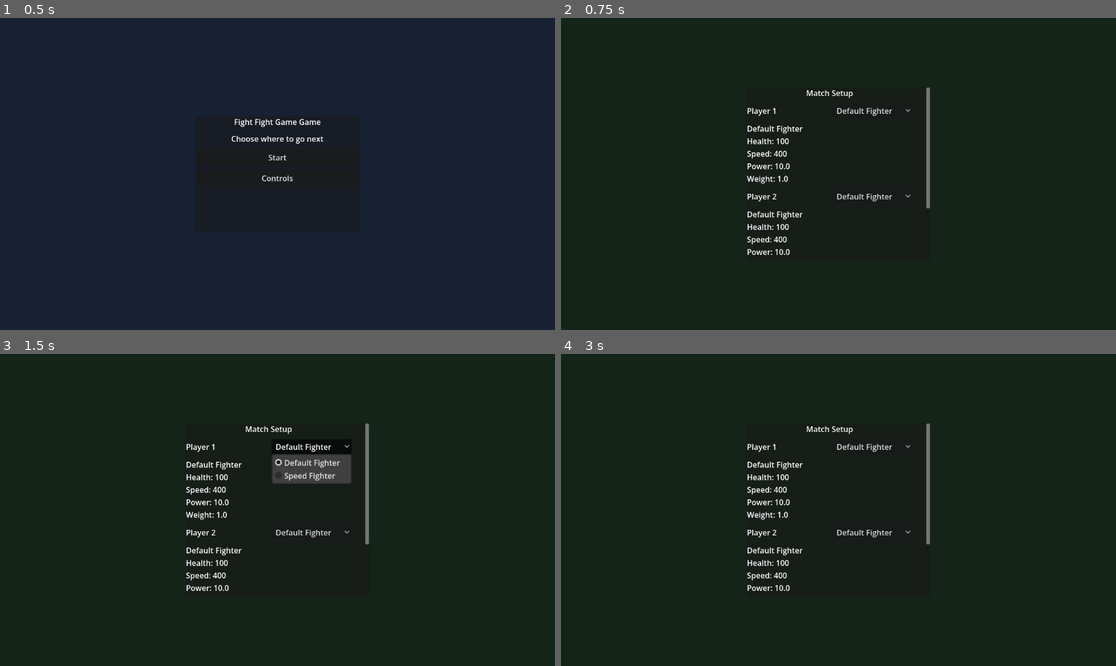
Above: before the commit, frames 1-4 (two rows, left to right).
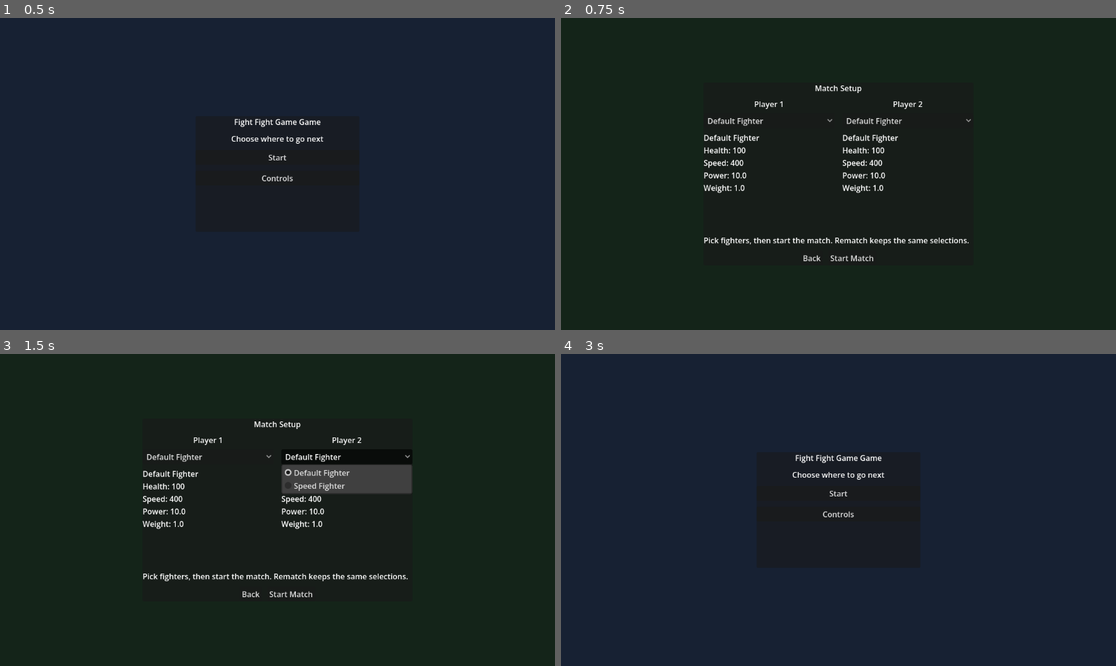
Above: after the commit, the same moments.

Repository: GitLlamma/Fight-Fight-Game-Game
Game: Godot game, scene res://scenes/main.tscn
The game is run twice, just before and just after one commit, with the same random seed, the same clock (stepped at 60 frames per second) and the same inputs.
Inputs (mouse positions are in pixels of both pictures, inside the frame that each line leads up to):
- Up to frame 1 (0.5 s): no input
- Up to frame 2 (0.75 s): click "Start" at 0.5 s
- Up to frame 3 (1.5 s): click "Default Fighter" at 1.25 s
- Up to frame 4 (3 s): click "Default Fighter" at 2 s; click (810, 594) at 2.75 s, where only the run after the commit has a clickable "Back"

Frame 1 is identical in both runs. In frame 2, 3.4% of the frame differs, in the area x 25-74%, y 21-78%; in frame 3, 5.2%; in frame 4, 90%, in the area x 0-100%, y 0-100%.

Commit message:
Added better ui for character selector

Diff:
--- a/GodotFiles/fight-fight-game-game/scenes/ui/hud.tscn
+++ b/GodotFiles/fight-fight-game-game/scenes/ui/hud.tscn
@@ -92,64 +92,69 @@
 anchor_top = 0.5
 anchor_right = 0.5
 anchor_bottom = 0.5
-offset_left = -190.0
-offset_top = -180.0
-offset_right = 190.0
-offset_bottom = 180.0
-
-[node name="SelectScroll" type="ScrollContainer" parent="CharacterSelectScreen"]
+offset_left = -280.0
+offset_top = -190.0
+offset_right = 280.0
+offset_bottom = 190.0
+
+[node name="SelectContent" type="VBoxContainer" parent="CharacterSelectScreen"]
 offset_left = 18.0
 offset_top = 18.0
-offset_right = 362.0
-offset_bottom = 342.0
-
-[node name="SelectContent" type="VBoxContainer" parent="CharacterSelectScreen/SelectScroll"]
-custom_minimum_size = Vector2(344, 0)
+offset_right = 542.0
+offset_bottom = 362.0
 theme_override_constants/separation = 10
 
-[node name="TitleLabel" type="Label" parent="CharacterSelectScreen/SelectScroll/SelectContent"]
+[node name="TitleLabel" type="Label" parent="CharacterSelectScreen/SelectContent"]
 text = "Match Setup"
 horizontal_alignment = 1
 
-[node name="P1Row" type="HBoxContainer" parent="CharacterSelectScreen/SelectScroll/SelectContent"]
-theme_override_constants/separation = 12
-
-[node name="P1Label" type="Label" parent="CharacterSelectScreen/SelectScroll/SelectContent/P1Row"]
-size_flags_horizontal = 3
+[node name="PlayerColumns" type="HBoxContainer" parent="CharacterSelectScreen/SelectContent"]
+size_flags_vertical = 3
+theme_override_constants/separation = 16
+
+[node name="P1Column" type="VBoxContainer" parent="CharacterSelectScreen/SelectContent/PlayerColumns"]
+size_flags_horizontal = 3
+theme_override_constants/separation = 8
+
+[node name="P1Label" type="Label" parent="CharacterSelectScreen/SelectContent/PlayerColumns/P1Column"]
 text = "Player 1"
-
-[node name="P1CharacterOption" type="OptionButton" parent="CharacterSelectScreen/SelectScroll/SelectContent/P1Row"]
-size_flags_horizontal = 3
-
-[node name="P1PreviewLabel" type="Label" parent="CharacterSelectScreen/SelectScroll/SelectContent"]
+horizontal_alignment = 1
+
+[node name="P1CharacterOption" type="OptionButton" parent="CharacterSelectScreen/SelectContent/PlayerColumns/P1Column"]
+
+[node name="P1PreviewLabel" type="Label" parent="CharacterSelectScreen/SelectContent/PlayerColumns/P1Column"]
 text = ""
 autowrap_mode = 3
-custom_minimum_size = Vector2(0, 68)
-
-[node name="P2Row" type="HBoxContainer" parent="CharacterSelectScreen/SelectScroll/SelectContent"]
-theme_override_constants/separation = 12
-
-[node name="P2Label" type="Label" parent="CharacterSelectScreen/SelectScroll/SelectContent/P2Row"]
-size_flags_horizontal = 3
+custom_minimum_size = Vector2(0, 120)
+
+[node name="P2Column" type="VBoxContainer" parent="CharacterSelectScreen/SelectContent/PlayerColumns"]
+size_flags_horizontal = 3
+theme_override_constants/separation = 8
+
+[node name="P2Label" type="Label" parent="CharacterSelectScreen/SelectContent/PlayerColumns/P2Column"]
 text = "Player 2"
-
-[node name="P2CharacterOption" type="OptionButton" parent="CharacterSelectScreen/SelectScroll/SelectContent/P2Row"]
-size_flags_horizontal = 3
-
-[node name="P2PreviewLabel" type="Label" parent="CharacterSelectScreen/SelectScroll/SelectContent"]
+horizontal_alignment = 1
+
+[node name="P2CharacterOption" type="OptionButton" parent="CharacterSelectScreen/SelectContent/PlayerColumns/P2Column"]
+
+[node name="P2PreviewLabel" type="Label" parent="CharacterSelectScreen/SelectContent/PlayerColumns/P2Column"]
 text = ""
 autowrap_mode = 3
-custom_minimum_size = Vector2(0, 68)
-
-[node name="HintLabel" type="Label" parent="CharacterSelectScreen/SelectScroll/SelectContent"]
+custom_minimum_size = Vector2(0, 120)
+
+[node name="HintLabel" type="Label" parent="CharacterSelectScreen/SelectContent"]
 text = "Pick fighters, then start the match. Rematch keeps the same selections."
 autowrap_mode = 3
 
-[node name="StartMatchButton" type="Button" parent="CharacterSelectScreen/SelectScroll/SelectContent"]
+[node name="SelectActions" type="HBoxContainer" parent="CharacterSelectScreen/SelectContent"]
+alignment = 1
+theme_override_constants/separation = 12
+
+[node name="BackToMainMenuButton" type="Button" parent="CharacterSelectScreen/SelectContent/SelectActions"]
+text = "Back"
+
+[node name="StartMatchButton" type="Button" parent="CharacterSelectScreen/SelectContent/SelectActions"]
 text = "Start Match"
-
-[node name="BackToMainMenuButton" type="Button" parent="CharacterSelectScreen/SelectScroll/SelectContent"]
-text = "Back"
 
 [node name="ControlsBackground" type="ColorRect" parent="."]
 anchor_right = 1.0
--- a/GodotFiles/fight-fight-game-game/scripts/hud.gd
+++ b/GodotFiles/fight-fight-game-game/scripts/hud.gd
@@ -16,13 +16,12 @@
 @onready var back_to_select_button = $WinScreen/WinContent/BackToSelectButton
 @onready var character_select_background = $CharacterSelectBackground
 @onready var character_select_screen = $CharacterSelectScreen
-@onready var select_scroll = $CharacterSelectScreen/SelectScroll
-@onready var p1_character_option = $CharacterSelectScreen/SelectScroll/SelectContent/P1Row/P1CharacterOption
-@onready var p2_character_option = $CharacterSelectScreen/SelectScroll/SelectContent/P2Row/P2CharacterOption
-@onready var p1_preview_label = $CharacterSelectScreen/SelectScroll/SelectContent/P1PreviewLabel
-@onready var p2_preview_label = $CharacterSelectScreen/SelectScroll/SelectContent/P2PreviewLabel
-@onready var start_match_button = $CharacterSelectScreen/SelectScroll/SelectContent/StartMatchButton
-@onready var back_to_main_menu_button = $CharacterSelectScreen/SelectScroll/SelectContent/BackToMainMenuButton
+@onready var p1_character_option = $CharacterSelectScreen/SelectContent/PlayerColumns/P1Column/P1CharacterOption
+@onready var p2_character_option = $CharacterSelectScreen/SelectContent/PlayerColumns/P2Column/P2CharacterOption
+@onready var p1_preview_label = $CharacterSelectScreen/SelectContent/PlayerColumns/P1Column/P1PreviewLabel
+@onready var p2_preview_label = $CharacterSelectScreen/SelectContent/PlayerColumns/P2Column/P2PreviewLabel
+@onready var start_match_button = $CharacterSelectScreen/SelectContent/SelectActions/StartMatchButton
+@onready var back_to_main_menu_button = $CharacterSelectScreen/SelectContent/SelectActions/BackToMainMenuButton
 @onready var controls_background = $ControlsBackground
 @onready var controls_screen = $ControlsScreen
 @onready var controls_player_tabs = $ControlsScreen/ControlsContent/PlayerTabs
@@ -185,7 +184,6 @@
 	controls_screen.hide()
 	character_select_screen.show()
 	hide_winner()
-	select_scroll.scroll_vertical = 0
 	_populate_character_options(character_options, default_p1, default_p2)
 
 func hide_character_select() -> void:
Not shown, changed: DOCUMENTATION.md
